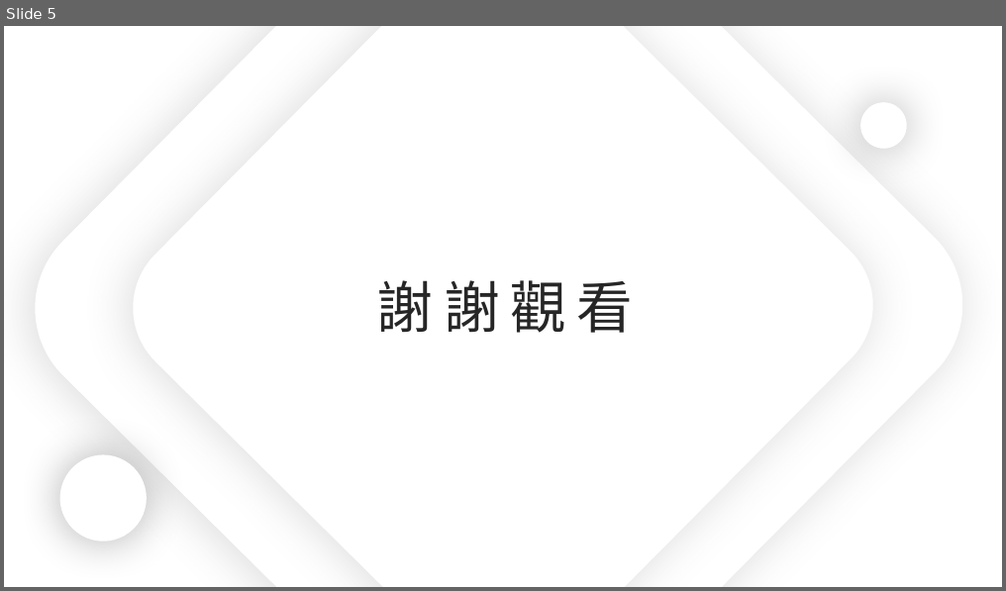
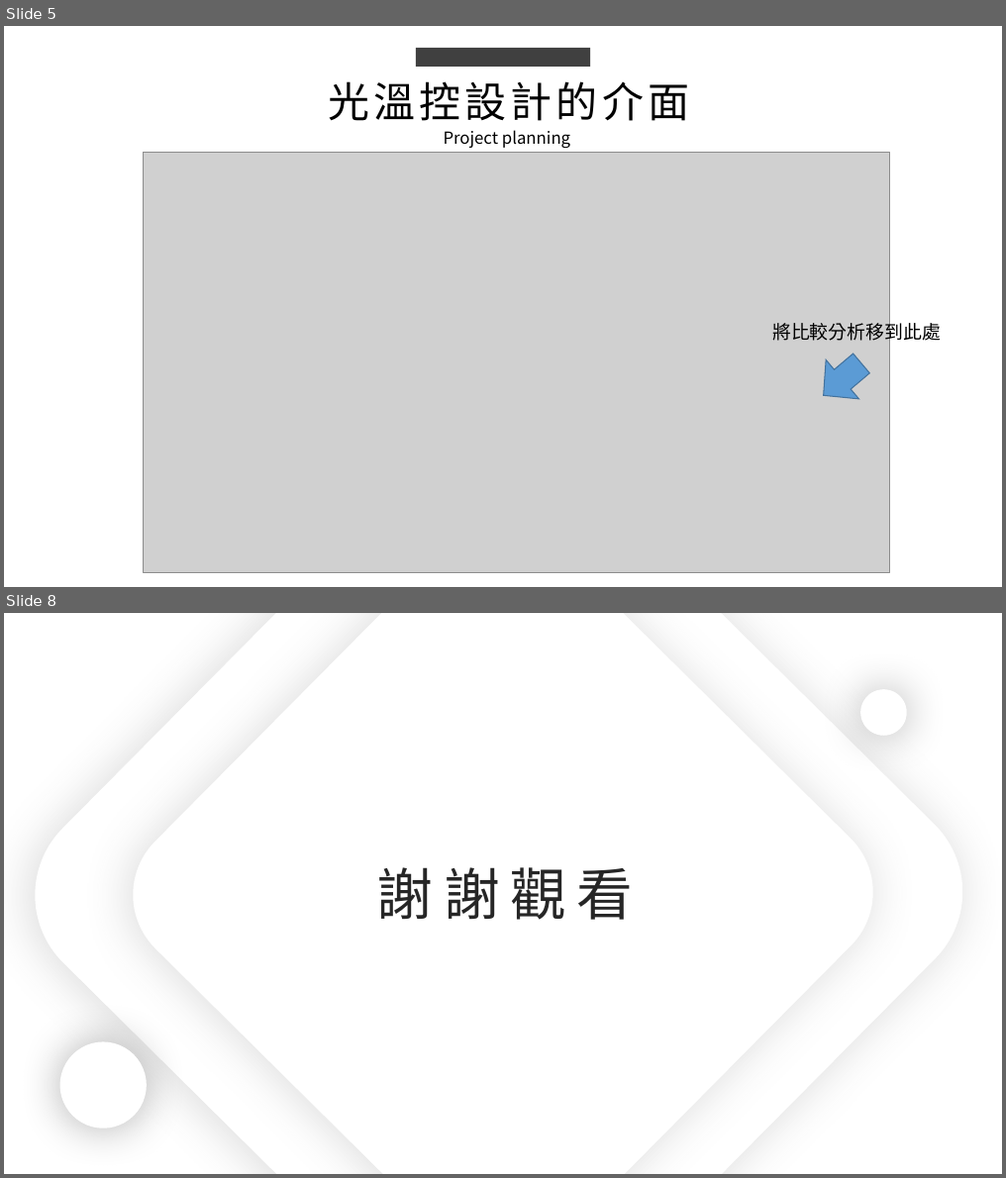
Before and after one commit to king637324/KnowledgeGreenhouseSystem, a slide deck: 工作日報_葉柏漢/2021.07.19(晚上加班)&2021.07.20工作日報_葉柏漢.pptx. Shown one above the other, each under a label of ours: slide 5 before the commit, slides 5 and 8 after it; the slides between them are not shown. The pictures are 1006x591 and 1006x1178 pixels, drawn with LibreOffice and Linux fonts; fonts in the diff are those of the drawing; grey boxes stand for pictures. Boxes give left, top, right and bottom in pixels: in the first picture for what was removed or moved away, otherwise in the second. Text is boxed around its words. In the diff, an @@ line names an element or a change of style, - is before the commit and + after.

```diff
--- a/工作日報_葉柏漢/2021.07.19(晚上加班)&2021.07.20工作日報_葉柏漢.pptx
+++ b/工作日報_葉柏漢/2021.07.19(晚上加班)&2021.07.20工作日報_葉柏漢.pptx
@@ slide 5 added at [4,26,1002,587], background #FFFFFF @@
@@ rectangle added at [416,48,590,67], fill #404040 @@
@@ text added at [328,81,689,121], 40 pt, text #000000 @@
+光溫控設計的介面
@@ text added at [444,130,570,148], 16 pt, text #000000 @@
+Project planning
@@ picture added at [144,153,890,573] @@
@@ text added at [772,319,941,344], 18 pt, text #000000 @@
+將比較分析移到此處
@@ down arrow added at [807,344,878,415], fill #5B9BD5, outline #43739E 1 pt @@
@@ what was slide 5 is now slide 8 @@
```
Also in this commit, not shown: 3 slides changed, 2 other slides added, 3 other files.
